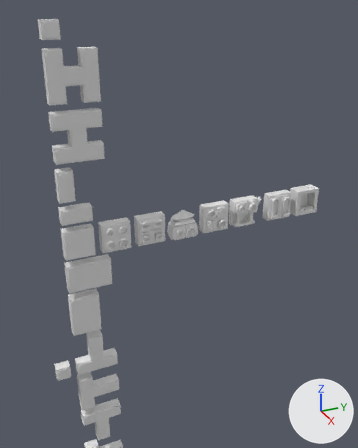
The Blender file ArtSources/CastleChunks/CastleChunks.blend as it was, and as the next commit left it.
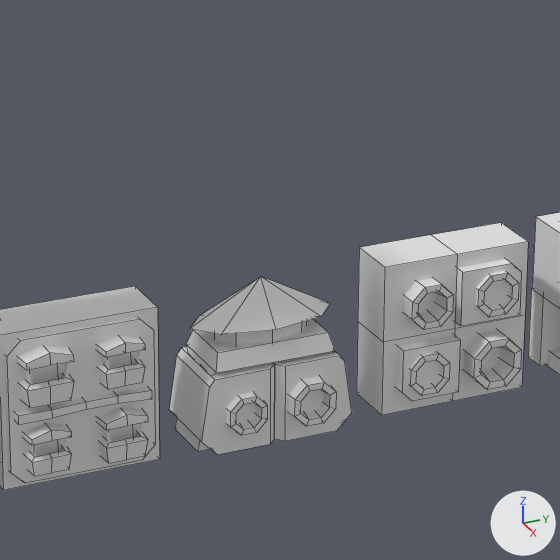
Each version is shown from a camera (50 mm lens) standing at (58.6, -9.9, 92.2) and looking at (0.0, 16.4, 62.9), then close up on the part from 39% to 65% of the width and 36% to 58% of the height. Lighting does not change. The marker at lower right points along +X, +Y and +Z. The close-ups show mesh edges as thin lines.
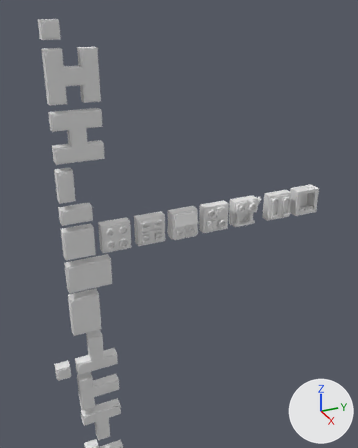
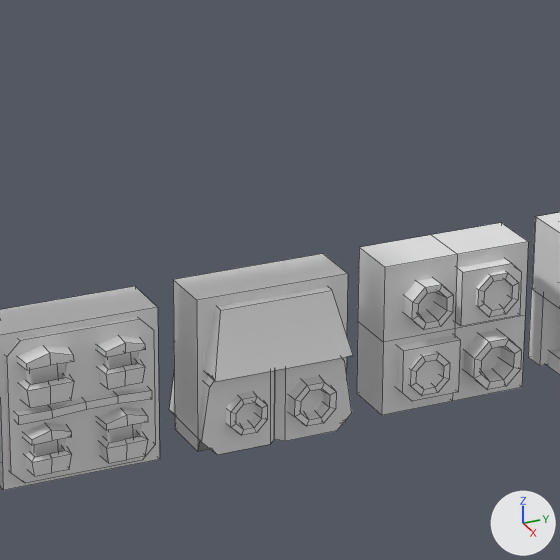
Where the change shows, as pixel boxes [x1, y1, x2, y2] in the close-ups (560 x 560 px; the box of a moved part takes in the faces that stretch with it):
```json
{"object": "P2x2.003", "change": "reshaped", "before": [169, 276, 352, 455], "after": [169, 287, 353, 455]}
{"object": "P2x2.008", "change": "added", "after": [173, 254, 348, 452]}
{"part": 1, "of": "me_cube_126", "change": "deleted", "before": [190, 276, 330, 344]}
{"part": 2, "of": "me_cube_126", "change": "moved or reshaped", "before": [186, 319, 335, 375], "after": [204, 287, 353, 382]}
```

Edits to the scene script, one JSON object a line:
```json
{"op": "add", "block": "mat_material_001", "code": ["mat_material_001 = principled_material('Material.001')", "mat_material_001.base_color = (0.8, 0.8, 0.8)  # white #e7e7e7"]}
{"block": "me_cube_126", "where": "# used by ob_p2x2_003; location = (0.0, 16.0, 62.0); rotation_euler = (-3.142, 0.0, 0.0), in degrees (-180, 0, 0); scale = (1.01, 1.01, 1.01)"}
{"op": "remove", "block": "me_cube_126", "code": "me_cube_126.from_pydata(...)  # 133 vertices, 109 faces; spans x -1.0..1.3, y -2.99..1.01, z -2.97..1.01"}
{"op": "add", "block": "me_cube_126", "code": "me_cube_126.from_pydata(...)  # 108 vertices, 84 faces; spans x -1.08..1.39, y -2.99..1.01, z -2.73..1.01"}
{"block": "me_cube_126", "change": "me_cube_126 part 1: the loose piece of 25 vertices spanning x -0.9..0.89, y -2.85..0.88, z -2.97..-1.46 is deleted"}
{"block": "me_cube_126", "change": "me_cube_126 part 2"}
{"block": "me_cube_126", "change": "4 vertices are removed from x -0.75..0.75, y -2.44..0.47, z -1.54"}
{"block": "me_cube_126", "change": "5 faces are deleted"}
{"block": "me_cube_126", "change": "4 vertices move from x -0.91..0.91, y -2.56..0.58, z -1.11 to x -1.08..1.39, y -2.8..0.82, z -1.13..-1.1"}
{"block": "me_cube_126", "change": "4 vertices are added at (0.93, 0.47, -2.72), (-0.75, 0.47, -2.73), (0.93, -2.44, -2.72), (-0.75, -2.44, -2.73)"}
{"block": "me_cube_126", "change": "5 new faces join them"}
{"op": "add", "block": "me_cube_001", "code": ["me_cube_001 = bpy.data.meshes.new('Cube.001')", "me_cube_001.from_pydata(...)  # a box spanning x -1.0..1.0, y -0.5..1.5, z -0.5..1.5", "me_cube_001.materials.append(mat_material_001)  # white #e7e7e7"]}
{"op": "add", "block": "ob_p2x2_008", "code": ["ob_p2x2_008 = bpy.data.objects.new('P2x2.008', me_cube_001)", "ob_p2x2_008.parent = ob_p2x2_003", "ob_p2x2_008.matrix_parent_inverse = Matrix(((0.99, 0.0, 0.0, 0.0), (0.0, -0.99, 0.0, 15.85), (0.0, 0.0, -0.99, 61.39), (0.0, 0.0, 0.0, 1.0)))", "ob_p2x2_008.location = (0.0, 16.0, 62.0)", "ob_p2x2_008.scale = (0.7, 2.0, 2.0)"]}
```
